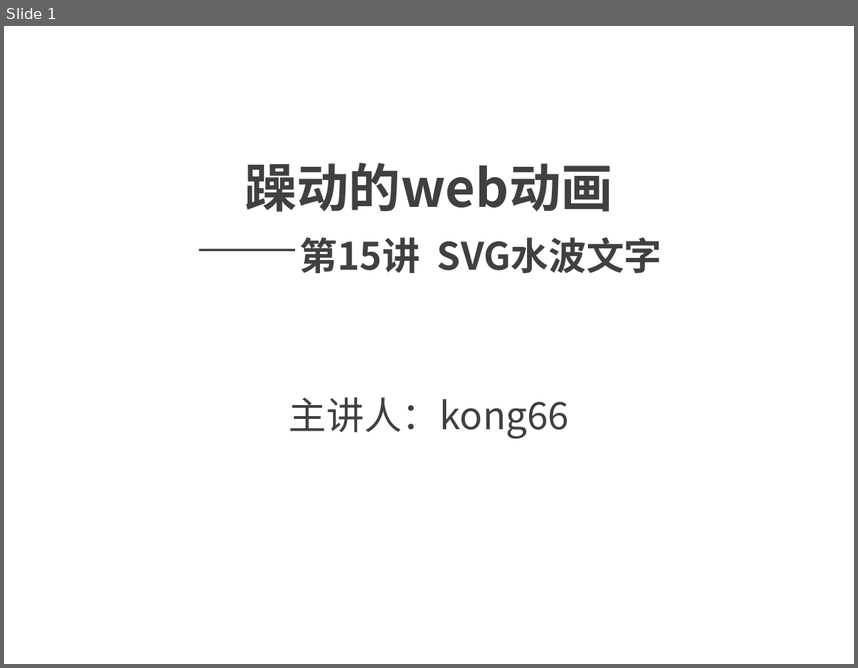
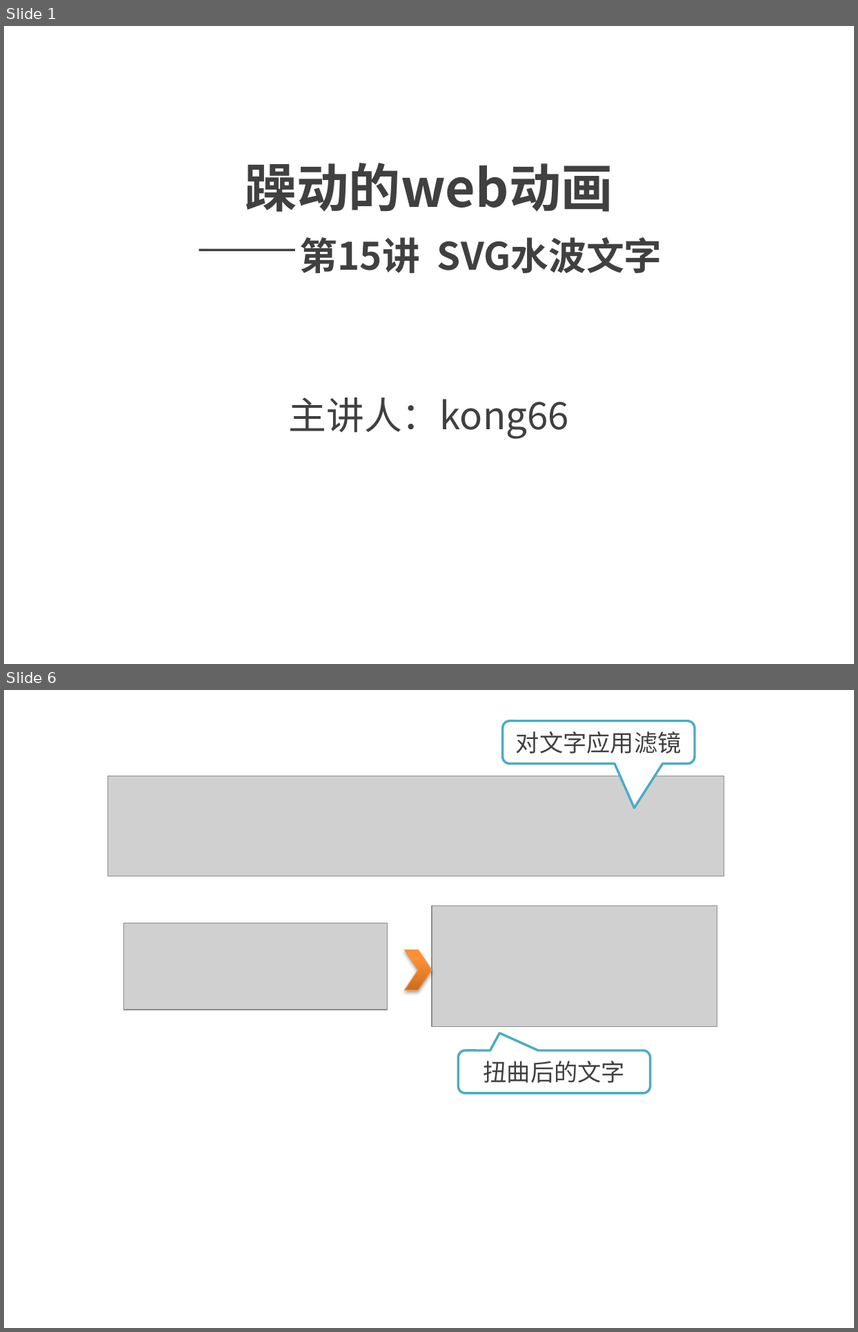
Before and after one commit to kong66/webAni, a slide deck: 15-svg-filter-text-wave/15.pptx. Shown one above the other, each under a label of ours: slide 1 before the commit, slides 1 and 6 after it; the slides between them are not shown. The pictures are 858x668 and 858x1332 pixels, drawn with LibreOffice and Linux fonts; fonts in the diff are those of the drawing; grey boxes stand for pictures. Boxes give left, top, right and bottom in pixels: in the first picture for what was removed or moved away, otherwise in the second. Text is boxed around its words. In the diff, an @@ line names an element or a change of style, - is before the commit and + after.

```diff
--- a/15-svg-filter-text-wave/15.pptx
+++ b/15-svg-filter-text-wave/15.pptx
@@ slide 6 added at [4, 690, 854, 1328], background #FFFFFF @@
@@ rounded speech box added at [503, 720, 695, 763], fill #FFFFFF, outline #4BACC6 2 pt, 20 pt, text #404040 @@
+对文字应用滤镜
@@ picture added at [107, 776, 724, 876] @@
@@ picture added at [432, 906, 716, 1027] @@
@@ picture added at [124, 923, 388, 1009] @@
@@ chevron added at [404, 950, 432, 990], fill gradient #CC6E20 to #FF9034 to #FF9136, outline #F69240 0.75 pt @@
@@ rounded speech box added at [458, 1050, 650, 1093], fill #FFFFFF, outline #4BACC6 2 pt, 20 pt, text #404040 @@
+扭曲后的文字
```
Also in this commit, not shown: 3 slides changed, 8 other slides added, 8 slides removed, 2 other files.
